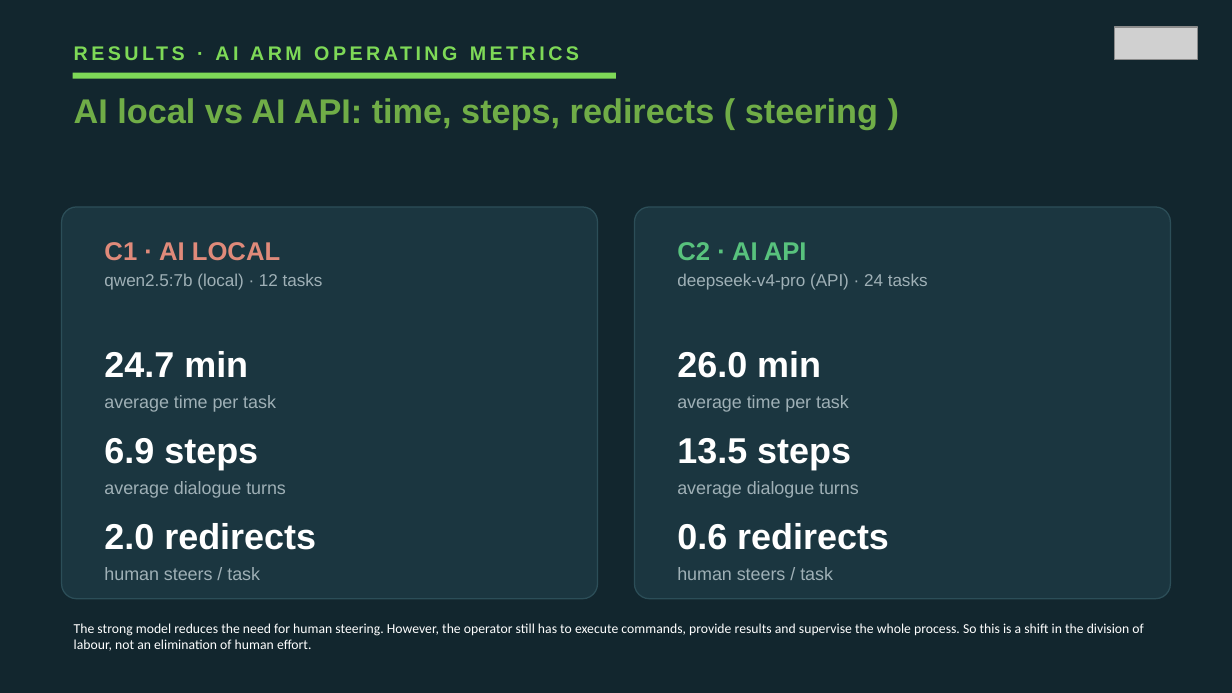
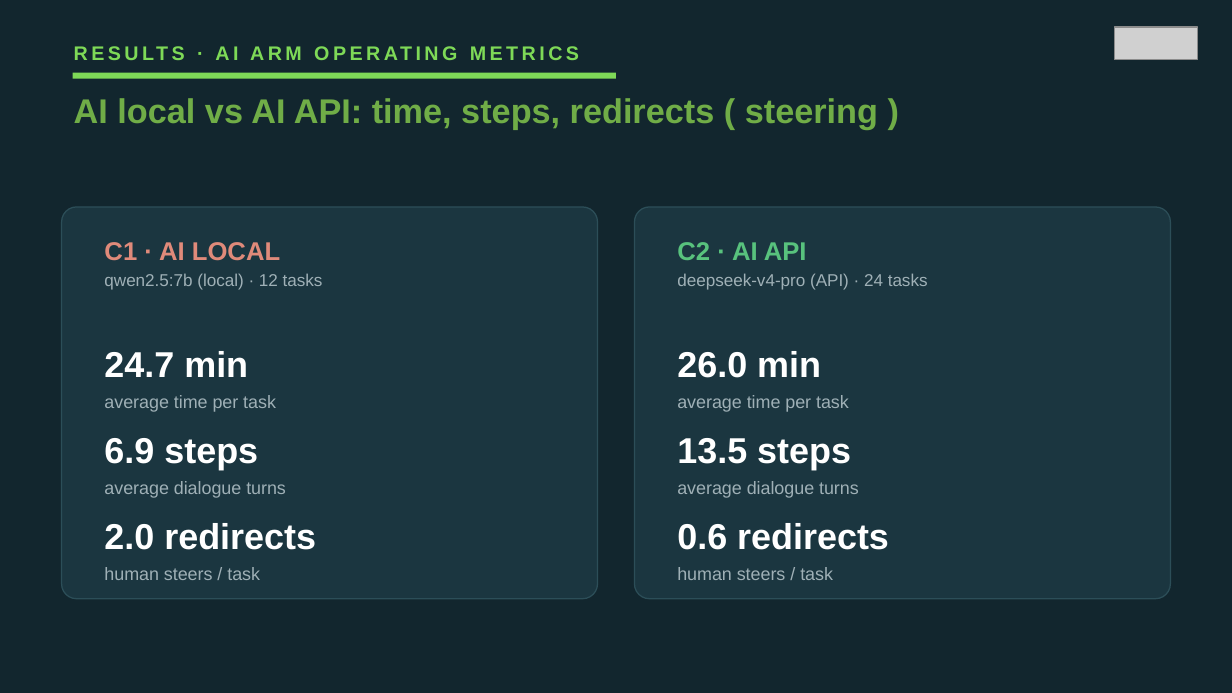
Before and after one commit to VuNguyenBinh/KLTN-FA26, a slide deck: slide 16 of Slide/KTLN_slide_EN.pptx (slide 18 before the commit). Drawn at 1232x693 pixels with LibreOffice and Linux fonts; fonts in the diff are those of the drawing; grey boxes stand for pictures. Boxes give left, top, right and bottom in pixels: in the first picture for what was removed or moved away, otherwise in the second. Text is boxed around its words. In the diff, an @@ line names an element or a change of style, - is before the commit and + after.

```diff
--- a/Slide/KTLN_slide_EN.pptx
+++ b/Slide/KTLN_slide_EN.pptx
@@ text removed at (74, 623, 1143, 651) @@
-The strong model reduces the need for human steering. However, the operator still has to execute commands, provide results and supervise the whole process. So this is a shift in the division of labour, not an elimination of human effort.
```
Also in this commit, not shown: 6 other slides changed, 2 slides removed, 2 other files.
